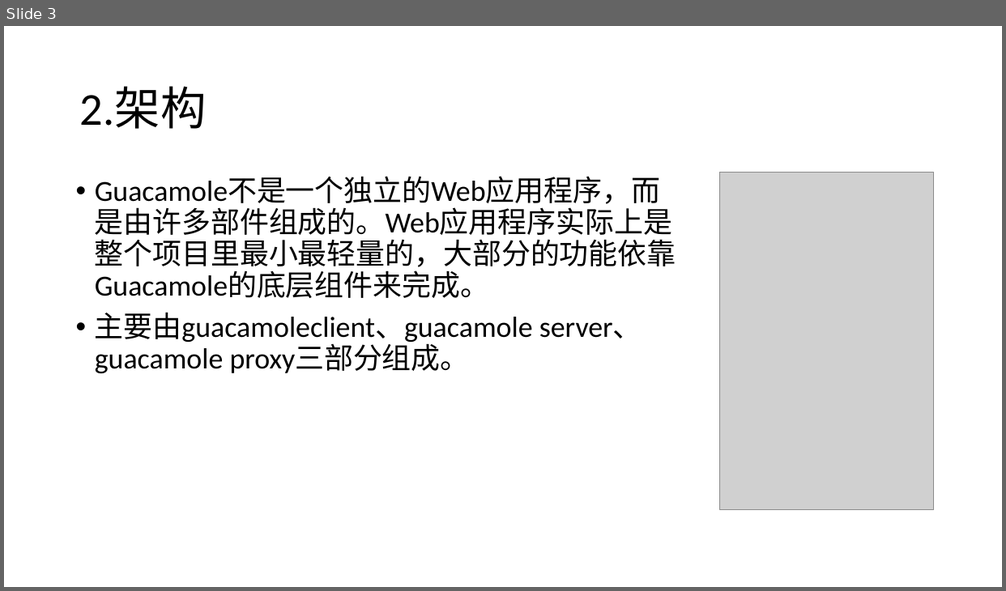
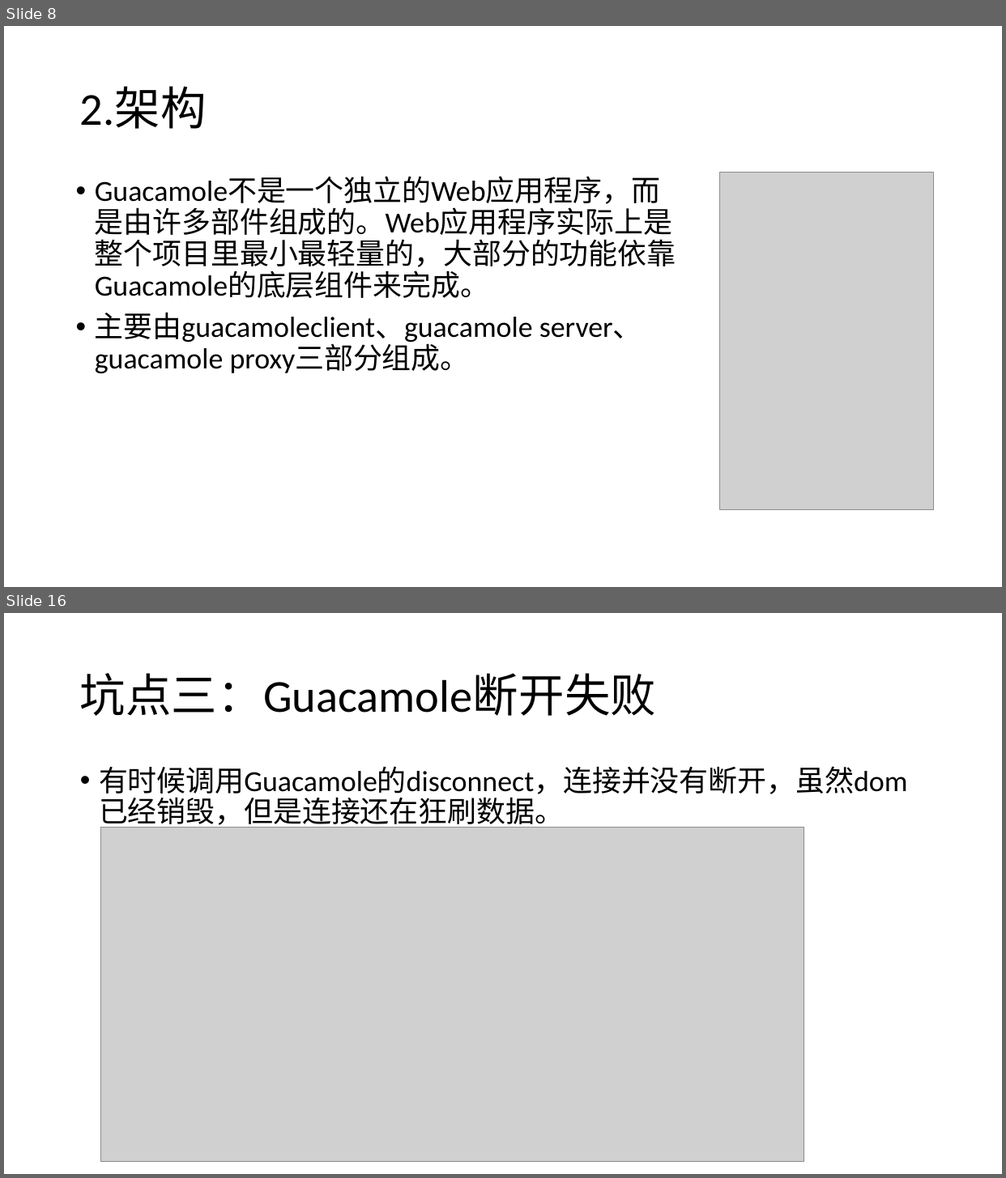
Before and after one commit to caojian123/ppt, a slide deck: guacamole 介绍.pptx. Shown one above the other, each under a label of ours: slide 3 before the commit, slides 8 and 16 after it; the slides between them are not shown. The pictures are 1006x591 and 1006x1178 pixels, drawn with LibreOffice and Linux fonts; fonts in the diff are those of the drawing; grey boxes stand for pictures. Boxes give left, top, right and bottom in pixels: in the first picture for what was removed or moved away, otherwise in the second. Text is boxed around its words. In the diff, an @@ line names an element or a change of style, - is before the commit and + after.

```diff
--- a/guacamole 介绍.pptx
+++ b/guacamole 介绍.pptx
@@ slide 16 added at box(4, 613, 1002, 1174), background #FFFFFF @@
@@ title added at box(80, 673, 656, 716), 44 pt, text #000000 @@
+坑点三：Guacamole断开失败
@@ text added at box(99, 766, 907, 830), 28 pt, text #000000 @@
+• 有时候调用Guacamole的disconnect，连接并没有断开，虽然dom已经销毁，但是连接还在狂刷数据。
@@ picture added at box(101, 828, 804, 1162) @@
@@ what was slide 3 is now slide 8 @@
```
Also in this commit, not shown: 3 slides changed, 10 other slides added, 1 slide removed.
